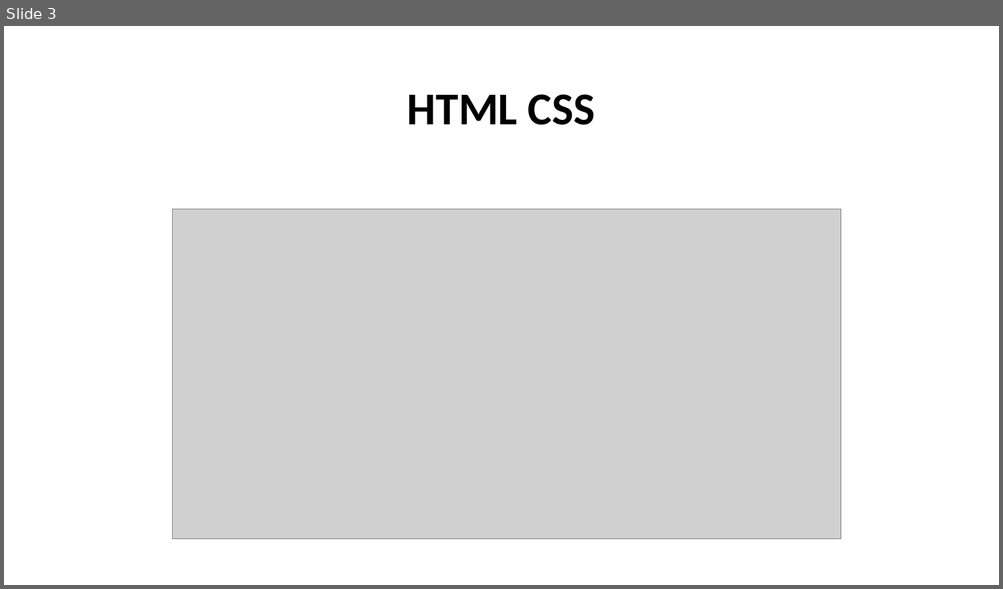
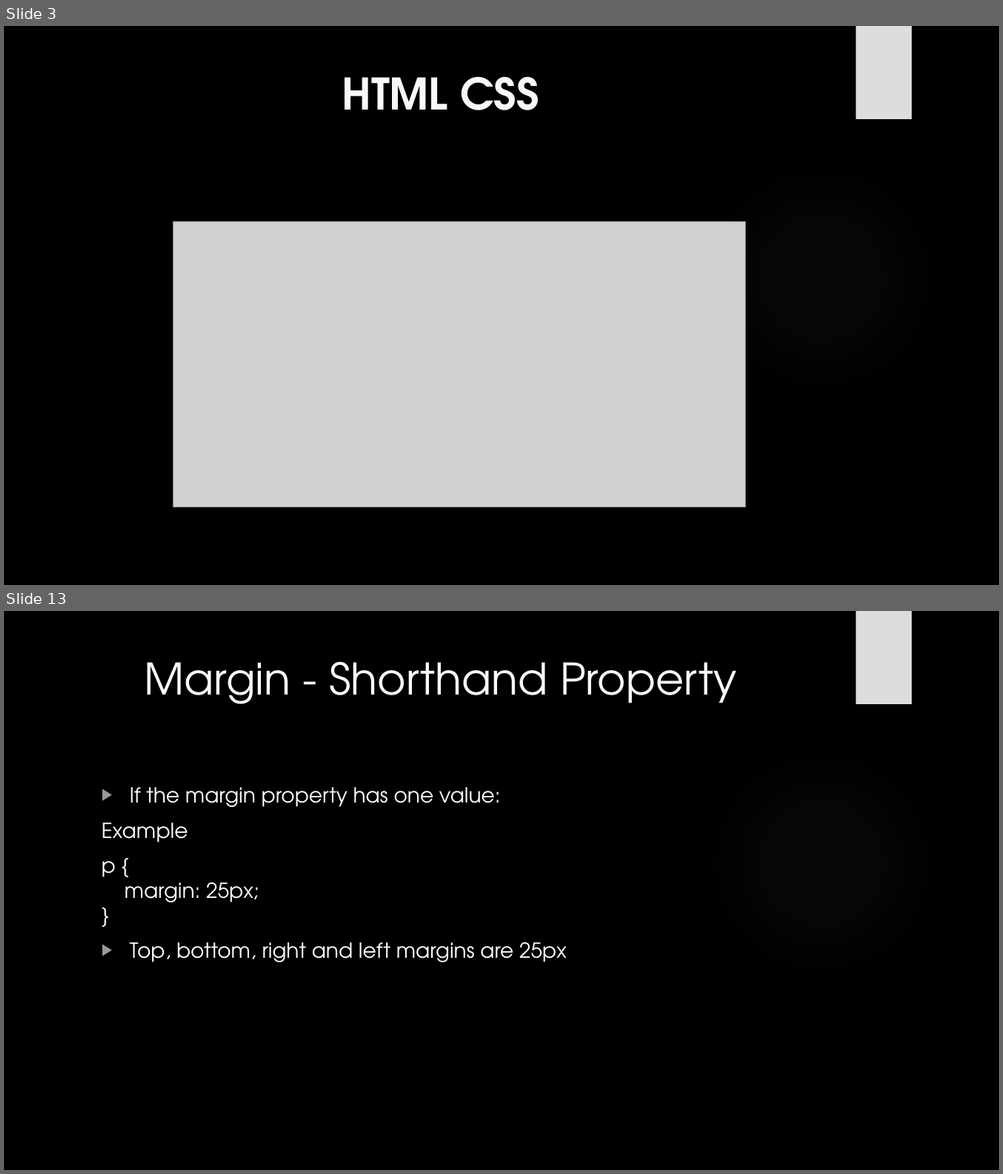
Before and after one commit to lytes20/Andela-LevelUp, a slide deck: CSS LevelUp.pptx. Shown one above the other, each under a label of ours: slide 3 before the commit, slides 3 and 13 after it; the slides between them are not shown. The pictures are 1003x589 and 1003x1174 pixels, drawn with LibreOffice and Linux fonts; fonts in the diff are those of the drawing; grey boxes stand for pictures; background and template pictures are left out. Boxes give left, top, right and bottom in pixels: in the first picture for what was removed or moved away, otherwise in the second. Text is boxed around its words. In the diff, an @@ line names an element or a change of style, - is before the commit and + after.

```diff
--- a/CSS LevelUp.pptx
+++ b/CSS LevelUp.pptx
@@ slide 13 added at [4, 611, 999, 1170], background picture (left out); not listed: 2 template elements that a slide beside it also shows @@
@@ title added at [145, 661, 736, 704], 42 pt, text #F8F8F8 @@
+Margin - Shorthand Property
@@ text added at [102, 787, 566, 963], 20 pt, text #FFFFFF @@
+▶ If the margin property has one value:
+Example
+p {
+margin: 25px;
+}
+▶ Top, bottom, right and left margins are 25px
@@ slide 3 changed as well @@
@@ background #FFFFFF to picture (left out) @@
@@ rectangle added at [855, 26, 911, 119], fill #DDDDDD @@
@@ title "HTML CSS": place and size @@
-title "HTML CSS" at [407, 94, 595, 125]
+title "HTML CSS" at [341, 76, 539, 110]
@@ title "HTML CSS" at [341, 76, 539, 110]: size 44 to 42 pt, font Calibri to TeX Gyre Adventor, text colour #000000 to #F8F8F8; line spacing 0.9 to 1; vertical alignment middle to top @@
@@ ellipse added at [706, 163, 936, 392], fill gradient #666666 @@
@@ picture: place and size @@
-picture at [173, 210, 841, 540]
+picture at [173, 221, 745, 507]
```
Also in this commit, not shown: 2 other slides changed, 11 other slides added, 6 other files.
